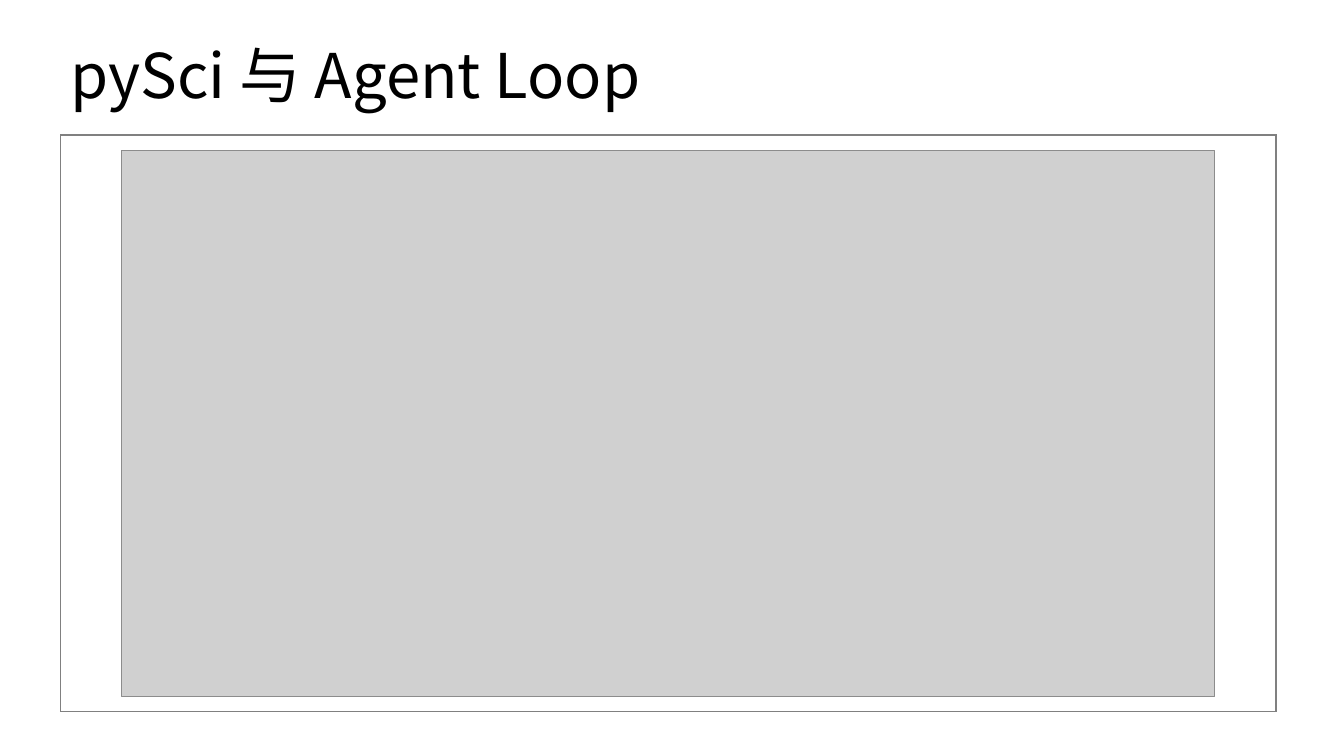
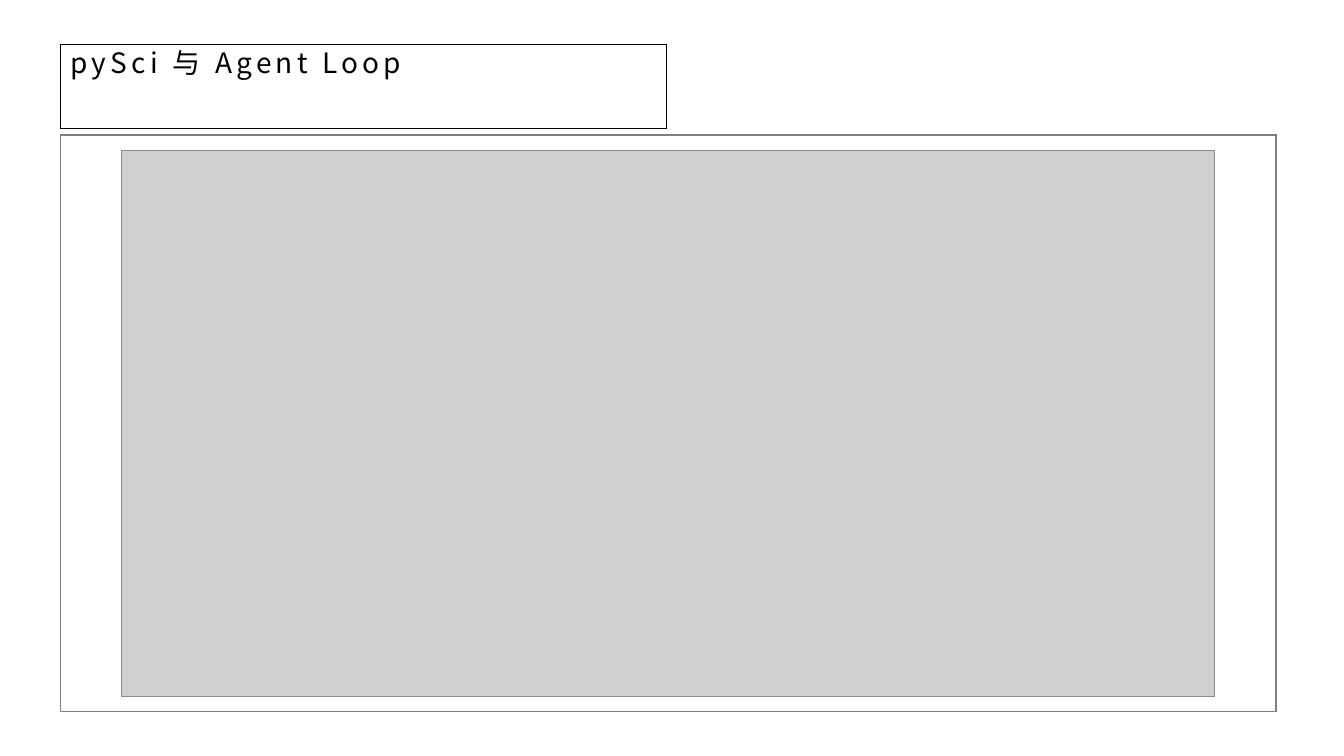
Before and after one commit to HardcOld-Bird/pySciWS_backup, a slide deck: slide 6 of data/research/1_gain_ep/汇报PPT/20261016/20261016.pptx. Drawn at 1344x756 pixels with LibreOffice and Linux fonts; fonts in the diff are those of the drawing; grey boxes stand for pictures; background and template pictures are left out. Boxes give left, top, right and bottom in pixels: in the first picture for what was removed or moved away, otherwise in the second. Text is boxed around its words. In the diff, an @@ line names an element or a change of style, - is before the commit and + after.

```diff
--- a/data/research/1_gain_ep/汇报PPT/20261016/20261016.pptx
+++ b/data/research/1_gain_ep/汇报PPT/20261016/20261016.pptx
@@ title "pySci 与 Agent Loop": place and size @@
-title "pySci 与 Agent Loop" at box(70, 47, 481, 114)
+title "pySci 与 Agent Loop" at box(60, 44, 666, 89)
@@ title "pySci 与 Agent Loop" at box(60, 44, 666, 89): size 44 to 20 pt, letter spacing 0 to 3 pt; outline none to #000000 0.75 pt @@
```
Also in this commit, not shown: 2 other slides changed, 1 slide added, 14 other files.
